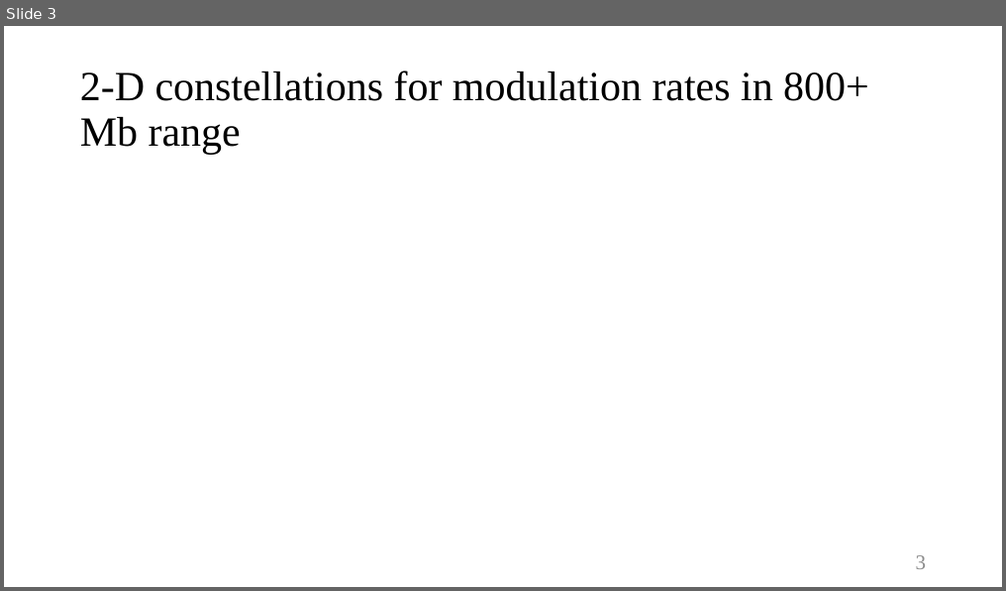
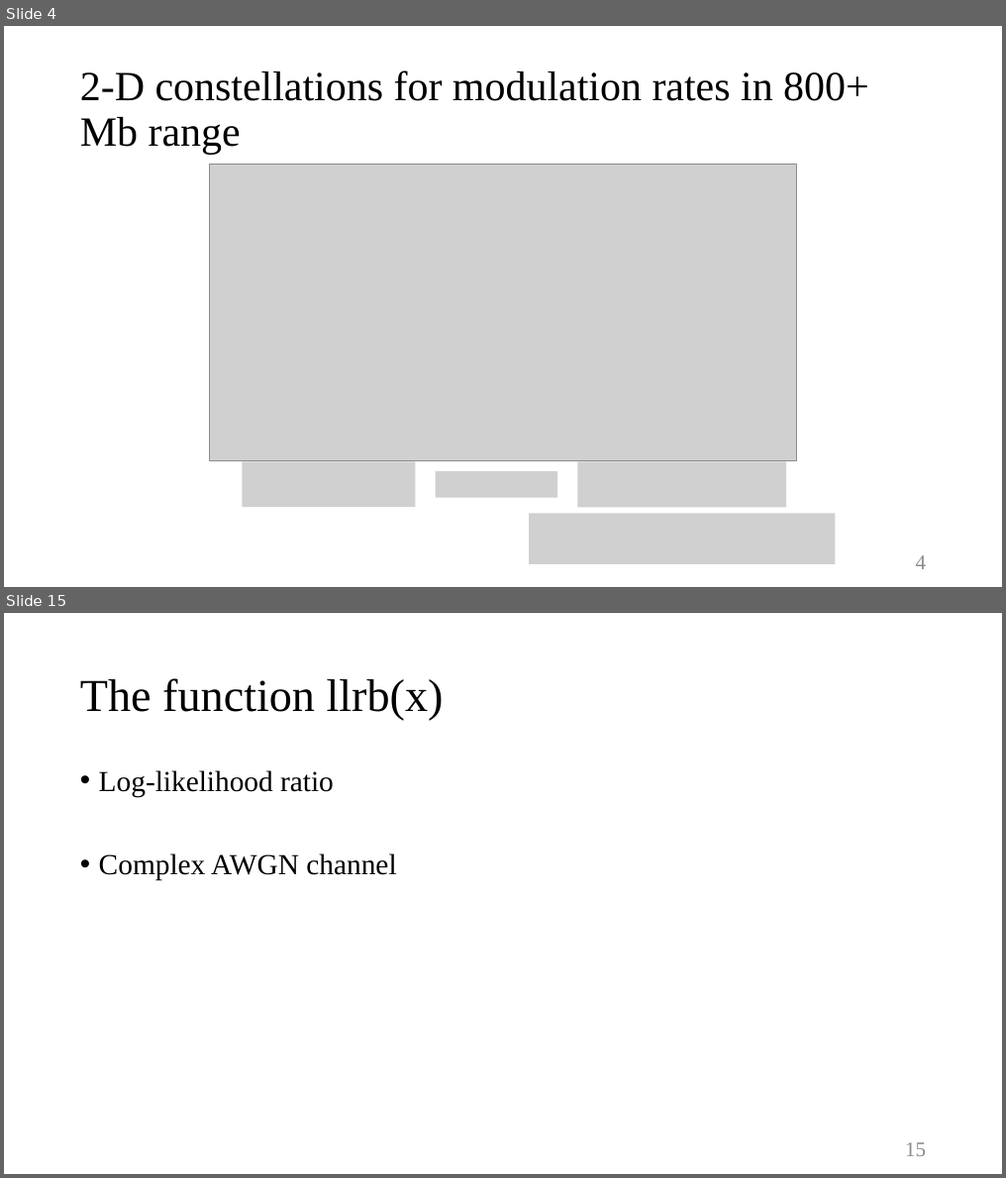
Before and after one commit to Freddy0406/128DSQ, a slide deck: 10GBASE-T Coding and Modulation.pptx. Shown one above the other, each under a label of ours: slide 3 before the commit, slides 4 and 15 after it; the slides between them are not shown. The pictures are 1006x591 and 1006x1178 pixels, drawn with LibreOffice and Linux fonts; fonts in the diff are those of the drawing; grey boxes stand for pictures. Boxes give left, top, right and bottom in pixels: in the first picture for what was removed or moved away, otherwise in the second. Text is boxed around its words. In the diff, an @@ line names an element or a change of style, - is before the commit and + after.

```diff
--- a/10GBASE-T Coding and Modulation.pptx
+++ b/10GBASE-T Coding and Modulation.pptx
@@ slide 15 added at box(4, 613, 1002, 1174), background #FFFFFF @@
@@ title added at box(80, 678, 444, 721), 44 pt, text #000000 @@
+The function llrb(x)
@@ text added at box(99, 770, 396, 880), 28 pt, text #000000 @@
+• Log-likelihood ratio
+• Complex AWGN channel
@@ page number added at box(905, 1143, 926, 1157), 20 pt, text #8C8C8C @@
+15
@@ what was slide 3 is now slide 4 @@
@@ slide 4 changed as well @@
@@ picture added at box(209, 165, 797, 462) @@
@@ picture added at box(242, 463, 416, 508) @@
@@ picture added at box(577, 463, 786, 508) @@
@@ picture added at box(436, 472, 558, 498) @@
@@ picture added at box(529, 513, 835, 565) @@
@@ page number at box(916, 556, 927, 570): text changed @@
-3
+4
```
Also in this commit, not shown: 1 other slide changed, 13 other slides added, 6 other files.
